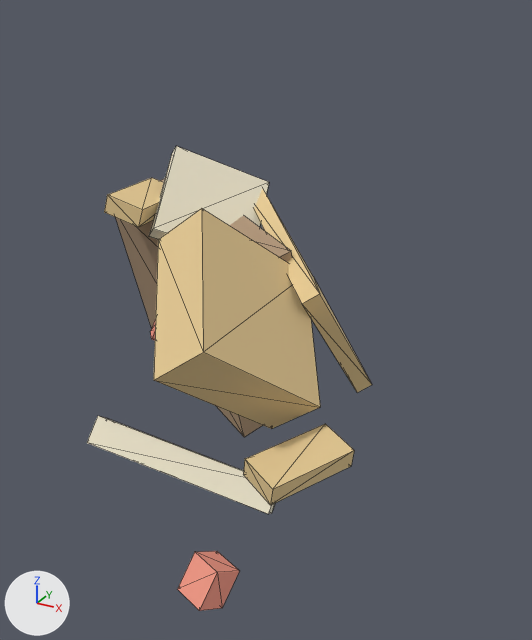
Before and after pictures for a commit that changed the glTF model MinecraftDungeonGodot/assets/minecraft_character_generator/turrets/arrow.glb.
Before and after are seen from a 50 mm lens placed at (1.68, -2.3, 0.97), pointed at (0.17, 0.44, -0.4). The axes (+X, +Y, +Z) are drawn at lower left. The lights are the same throughout. The picture after the commit comes second. Both versions are drawn at frame 29 of the action 'Destroy'; the numbers are the values there. Mesh edges are drawn as thin lines. Vertices at exactly the same position are counted once.

Objects in the first picture: 'barrel', 'base', 'base_trim', 'fin_l', 'fin_r', 'head', 'head_cap', 'muzzle' and 1 more.
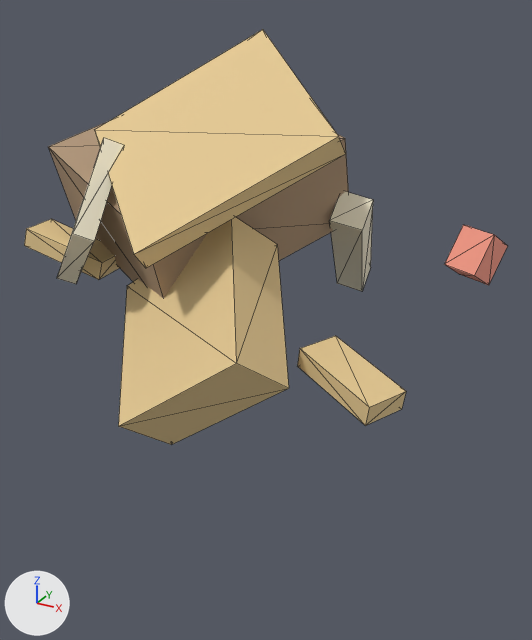
Changed parts and their boxes (x1, y1, x2, y2) in the pictures (532 x 640 px):
'base_trim', mesh rescaled, moved
    before: (254, 189, 372, 393)
    after: (94, 29, 346, 268)
'head', mesh rescaled, moved
    before: (154, 208, 320, 429)
    after: (118, 217, 289, 445)
'base', mesh rescaled, moved (mostly hidden before)
    before: (115, 178, 292, 437)
    after: (48, 122, 349, 299)
'fin_r', mesh rescaled, moved (11% taller)
    before: (243, 424, 354, 505)
    after: (297, 336, 406, 426)
'head_cap', mesh rescaled, moved
    before: (149, 146, 269, 239)
    after: (57, 138, 123, 284)
'barrel', mesh rescaled, moved (76% narrower)
    before: (87, 416, 275, 514)
    after: (329, 191, 373, 291)
'muzzle', moved
    before: (178, 551, 239, 611)
    after: (444, 225, 507, 285)
'fin_l', mesh rescaled, moved
    before: (104, 178, 164, 227)
    after: (24, 219, 119, 280)

Diff of the bpy script that builds the scene:
```diff
--- a/MinecraftDungeonGodot/assets/minecraft_character_generator/turrets/arrow.glb.py
+++ b/MinecraftDungeonGodot/assets/minecraft_character_generator/turrets/arrow.glb.py
@@ me_cube @@
 # used by ob_base; parent = ob_turretroot; location = (-0.44, 0.54, -0.36); rotation_euler = (0.3, 0.0, 0.0), in degrees (17, 0, 0); scale = (0.72, 0.72, 0.72)
-me_cube.from_pydata(...)  # 8 vertices, 12 faces; spans x -0.9..0.9, y -0.4..0.4, z -0.9..0.9
+me_cube.from_pydata(...)  # 8 vertices, 12 faces; spans x -0.9..0.9, y -0.9..0.9, z -0.4..0.4
+# me_cube part 1: the whole mesh is scaled about its middle by (1, 2.25, 0.444)
 me_cube.materials.append(mat_mat__6b4a2e)
@@ me_cube_001 @@
 # used by ob_base_trim; parent = ob_turretroot; location = (0.0, 1.0, -0.12); rotation_euler = (0.6, 0.2, -0.25), in degrees (34, 11, -14); scale = (0.72, 0.72, 0.72)
-me_cube_001.from_pydata(...)  # 8 vertices, 12 faces; spans x -0.77..0.77, y -0.08..0.08, z -0.77..0.77
+me_cube_001.from_pydata(...)  # 8 vertices, 12 faces; spans x -0.77..0.77, y -0.77..0.77, z -0.08..0.08
+# me_cube_001 part 2: the whole mesh is scaled about its middle by (1, 9.69, 0.103)
 me_cube_001.materials.append(mat_mat__c9964a)
@@ me_cube_007 @@
 # used by ob_fin_l; parent = ob_yawjoint; location = (-0.68, 0.12, 0.36); rotation_euler = (-0.742, 1.742, 1.392), in degrees (-43, 100, 80); scale = (0.72, 0.72, 0.72)
-me_cube_007.from_pydata(...)  # 8 vertices, 12 faces; spans x -0.08..0.08, y -0.17..0.17, z -0.375..0.375
+me_cube_007.from_pydata(...)  # 8 vertices, 12 faces; spans x -0.08..0.08, y -0.375..0.375, z -0.17..0.17
+# me_cube_007 part 3: the whole mesh is scaled about its middle by (1, 2.21, 0.453)
 me_cube_007.materials.append(mat_mat__c9964a)
@@ me_cube_008 @@
 # used by ob_fin_r; parent = ob_yawjoint; location = (1.12, 0.12, -0.36); rotation_euler = (-0.442, 1.542, 1.142), in degrees (-25, 88, 65); scale = (0.72, 0.72, 0.72)
-me_cube_008.from_pydata(...)  # 8 vertices, 12 faces; spans x -0.08..0.08, y -0.17..0.17, z -0.375..0.375
+me_cube_008.from_pydata(...)  # 8 vertices, 12 faces; spans x -0.08..0.08, y -0.375..0.375, z -0.17..0.17
+# me_cube_008 part 4: the whole mesh is scaled about its middle by (1, 2.21, 0.453)
 me_cube_008.materials.append(mat_mat__c9964a)
@@ me_cube_002 @@
 # used by ob_head; parent = ob_yawjoint; location = (0.44, 0.12, 0.12); rotation_euler = (0.9, 0.4, -0.5), in degrees (52, 23, -29); scale = (0.72, 0.72, 0.72)
-me_cube_002.from_pydata(...)  # 8 vertices, 12 faces; spans x -0.625..0.625, y -0.25..0.25, z -0.6..0.6
+me_cube_002.from_pydata(...)  # 8 vertices, 12 faces; spans x -0.625..0.625, y -0.6..0.6, z -0.25..0.25
+# me_cube_002 part 5: the whole mesh is scaled about its middle by (1, 2.4, 0.417)
 me_cube_002.materials.append(mat_mat__c9964a)
@@ me_cube_003 @@
 # used by ob_head_cap; parent = ob_yawjoint; location = (-0.44, 0.46, 0.36); rotation_euler = (1.2, 0.6, -0.75), in degrees (69, 34, -43); scale = (0.72, 0.72, 0.72)
-me_cube_003.from_pydata(...)  # 8 vertices, 12 faces; spans x -0.425..0.425, y -0.08..0.08, z -0.45..0.45
+me_cube_003.from_pydata(...)  # 8 vertices, 12 faces; spans x -0.425..0.425, y -0.45..0.45, z -0.08..0.08
+# me_cube_003 part 6: the whole mesh is scaled about its middle by (1, 5.62, 0.178)
 me_cube_003.materials.append(mat_mat__e8d7a6)
@@ me_cube_004 @@
 # used by ob_barrel; parent = ob_recoiljoint; location = (0.0, 0.12, -1.34); rotation_euler = (1.5, 0.8, -1.0), in degrees (86, 46, -57); scale = (0.72, 0.72, 0.72)
-me_cube_004.from_pydata(...)  # 8 vertices, 12 faces; spans x -0.14..0.14, y -0.14..0.14, z -0.95..0.95
+me_cube_004.from_pydata(...)  # 8 vertices, 12 faces; spans x -0.14..0.14, y -0.95..0.95, z -0.14..0.14
+# me_cube_004 part 7: the whole mesh is scaled about its middle by (1, 6.79, 0.147)
 me_cube_004.materials.append(mat_mat__e8d7a6)
@@ ob_base @@
 ob_base.parent = ob_turretroot
-ob_base.location = (-0.44, 0.54, -0.36)
+ob_base.location = (-0.44, 0.36, 0.54)
 ob_base.rotation_euler = (0.3, 0.0, 0.0)  # degrees (17, 0, 0)
@@ ob_base_trim @@
 ob_base_trim.parent = ob_turretroot
-ob_base_trim.location = (0.0, 1.0, -0.12)
+ob_base_trim.location = (0.0, 0.12, 1.0)
 ob_base_trim.rotation_euler = (0.6, 0.2, -0.25)  # degrees (34, 11, -14)
@@ ob_fin_l @@
 ob_fin_l.parent = ob_yawjoint
-ob_fin_l.location = (-0.68, 0.12, 0.36)
+ob_fin_l.location = (-0.68, -0.36, 0.12)
 ob_fin_l.rotation_euler = (-0.742, 1.742, 1.392)  # degrees (-43, 100, 80)
@@ ob_fin_r @@
 ob_fin_r.parent = ob_yawjoint
-ob_fin_r.location = (1.12, 0.12, -0.36)
+ob_fin_r.location = (1.12, 0.36, 0.12)
 ob_fin_r.rotation_euler = (-0.442, 1.542, 1.142)  # degrees (-25, 88, 65)
@@ ob_head @@
 ob_head.parent = ob_yawjoint
-ob_head.location = (0.44, 0.12, 0.12)
+ob_head.location = (0.44, -0.12, 0.12)
 ob_head.rotation_euler = (0.9, 0.4, -0.5)  # degrees (52, 23, -29)
@@ ob_head_cap @@
 ob_head_cap.parent = ob_yawjoint
-ob_head_cap.location = (-0.44, 0.46, 0.36)
+ob_head_cap.location = (-0.44, -0.36, 0.46)
 ob_head_cap.rotation_euler = (1.2, 0.6, -0.75)  # degrees (69, 34, -43)
@@ ob_barrel @@
 ob_barrel.parent = ob_recoiljoint
-ob_barrel.location = (0.0, 0.12, -1.34)
+ob_barrel.location = (0.0, 1.34, 0.12)
 ob_barrel.rotation_euler = (1.5, 0.8, -1.0)  # degrees (86, 46, -57)
@@ ob_muzzle @@
 ob_muzzle.parent = ob_recoiljoint
-ob_muzzle.location = (0.44, 0.12, -2.1)
+ob_muzzle.location = (0.44, 2.1, 0.12)
 ob_muzzle.rotation_euler = (1.8, 1.0, -1.25)  # degrees (103, 57, -72)
```
